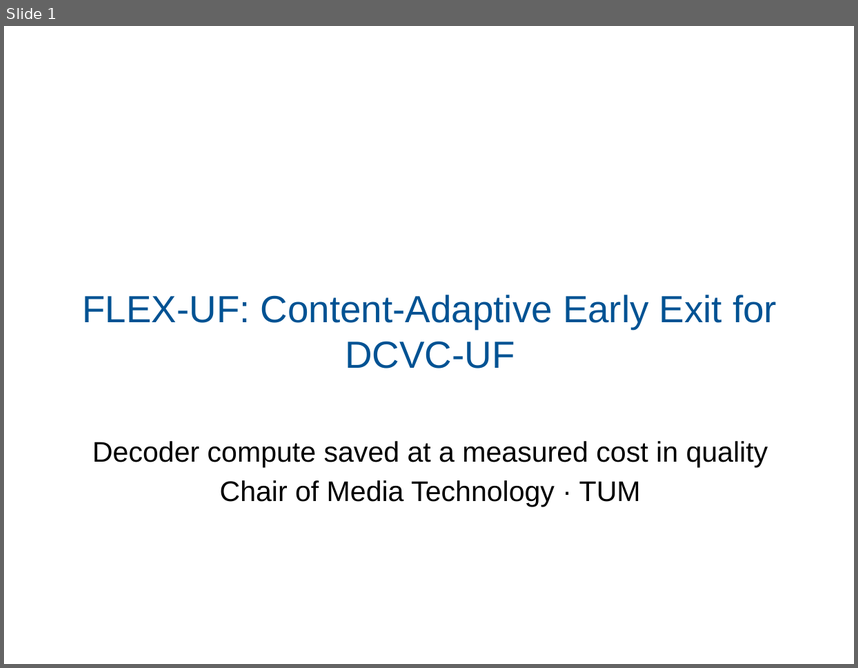
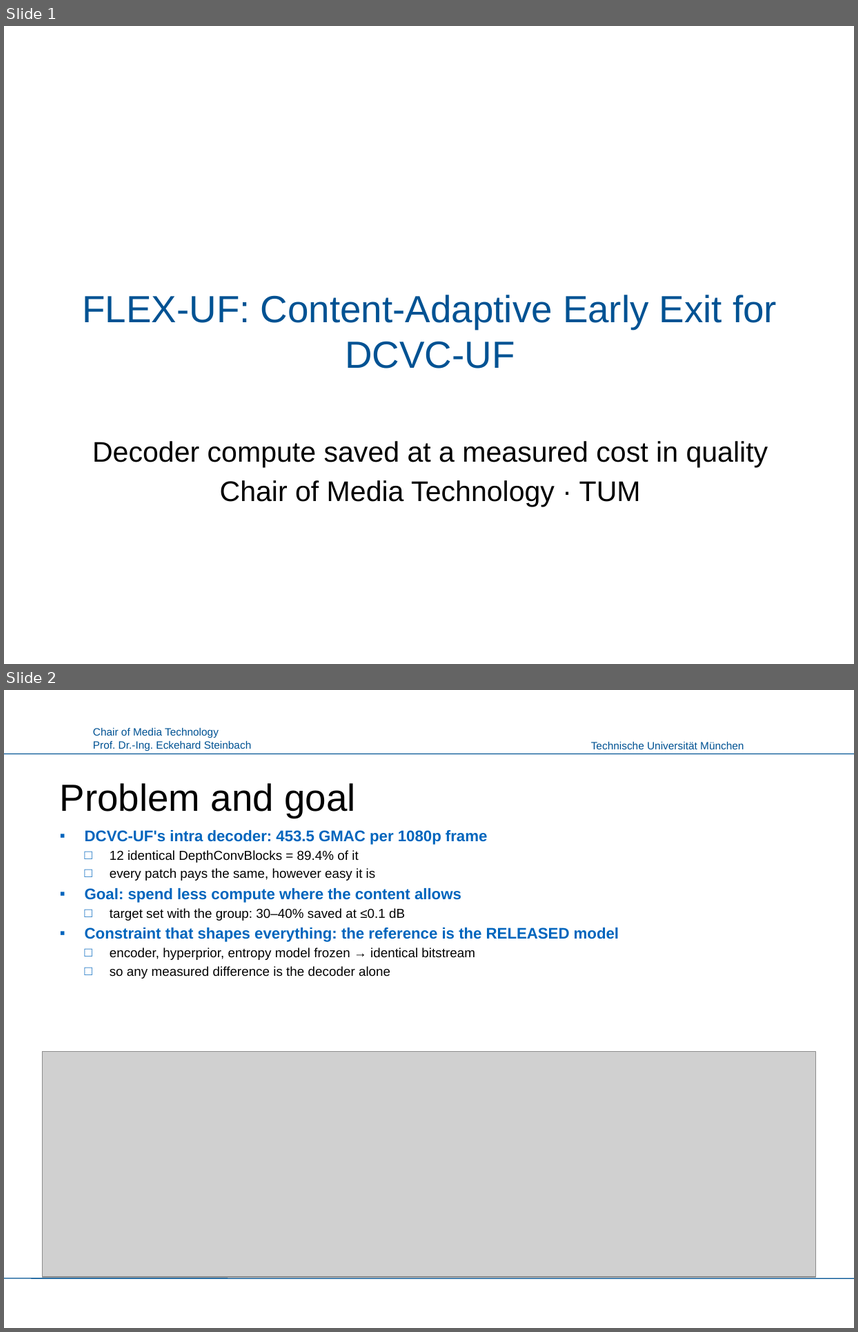
Before and after one commit to canerim/FLEX-FLOP, a slide deck: paper/FLEX-UF_LMT.pptx. Shown one above the other, each under a label of ours: slide 1 before the commit, slides 1 and 2 after it. The pictures are 858x668 and 858x1332 pixels, drawn with LibreOffice and Linux fonts; fonts in the diff are those of the drawing; grey boxes stand for pictures; background and template pictures are left out. Boxes give left, top, right and bottom in pixels: in the first picture for what was removed or moved away, otherwise in the second. Text is boxed around its words. In the diff, an @@ line names an element or a change of style, - is before the commit and + after.

```diff
--- a/paper/FLEX-UF_LMT.pptx
+++ b/paper/FLEX-UF_LMT.pptx
@@ slide 2 added at [4, 690, 854, 1328], background #FFFFFF @@
@@ text added at [93, 727, 252, 751], 9 pt, text #005293 @@
+Chair of Media Technology
+Prof. Dr.-Ing. Eckehard Steinbach
@@ text added at [591, 741, 744, 749], 9 pt, text #005293 @@
+Technische Universität München
@@ line added from (4, 753) to (854, 753), #005293 0.75 pt @@
@@ title added at [60, 783, 355, 818], 32 pt, text #000000 @@
+Problem and goal
@@ text added at [85, 830, 619, 978], 11 pt, text #000000 @@
+▪ DCVC-UF's intra decoder: 453.5 GMAC per 1080p frame
+  □ 12 identical DepthConvBlocks = 89.4% of it
+  □ every patch pays the same, however easy it is
+▪ Goal: spend less compute where the content allows
+  □ target set with the group: 30–40% saved at ≤0.1 dB
+▪ Constraint that shapes everything: the reference is the RELEASED model
+  □ encoder, hyperprior, entropy model frozen → identical bitstream
+  □ so any measured difference is the decoder alone
@@ picture added at [42, 1052, 816, 1276] @@
@@ line added from (4, 1279) to (854, 1279), #005293 0.75 pt @@
```
Also in this commit, not shown: 5 slides changed, 5 other slides added, 6 slides removed, 3 other files.
